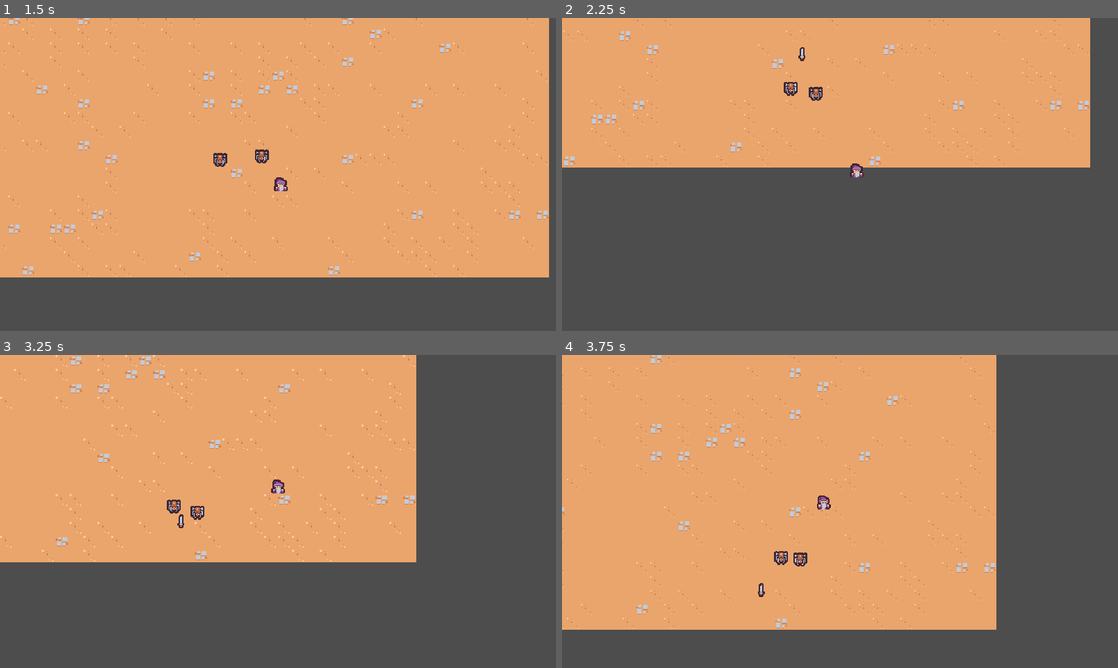
Above: before the commit, frames 1-4 (two rows, left to right).
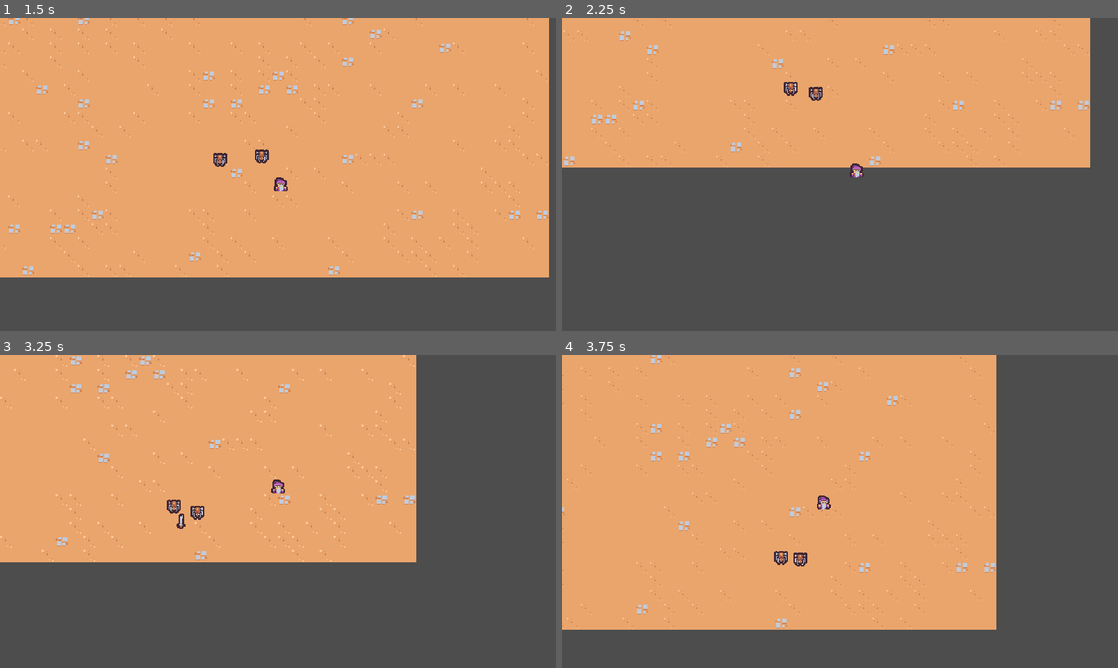
Above: after the commit, the same moments.

Repository: RdotSilva/Godot-2D-Survivor
Game: Godot game, scene res://scenes/main/main.tscn
Same seed, same stepped clock (60 frames per second), same inputs: the game is played once before the commit and once after it.
Inputs:
- Up to frame 1 (1.5 s): hold D (move_right) 0.53-1.28 s; hold S (move_down) from 1.28 s (still down)
- Up to frame 2 (2.25 s): release S (move_down) at 2.03 s; hold D (move_right) from 2.03 s (still down)
- Up to frame 3 (3.25 s): release D (move_right) at 2.78 s; hold W (move_up) from 2.78 s (still down)
- Up to frame 4 (3.75 s): release W (move_up) at 3.53 s; hold A (move_left) from 3.53 s (still down)

Frame 1 is identical in both runs. In frame 2, less than 0.1% of the frame differs, in the area x 42-44%, y 9-14%; in frame 3, less than 0.1%; in frame 4, less than 0.1%, in the area x 35-37%, y 72-78%.

Commit message:
Fix sword spawn issue

Diff:
--- a/scenes/ability/sword_ability/sword_ability.tscn
+++ b/scenes/ability/sword_ability/sword_ability.tscn
@@ -85,7 +85,7 @@
 libraries = {
 "": SubResource("AnimationLibrary_au8oe")
 }
-autoplay = "RESET"
+autoplay = "swing"
 
 [node name="Sprite2D" type="Sprite2D" parent="."]
 texture = ExtResource("1_kd2pd")
